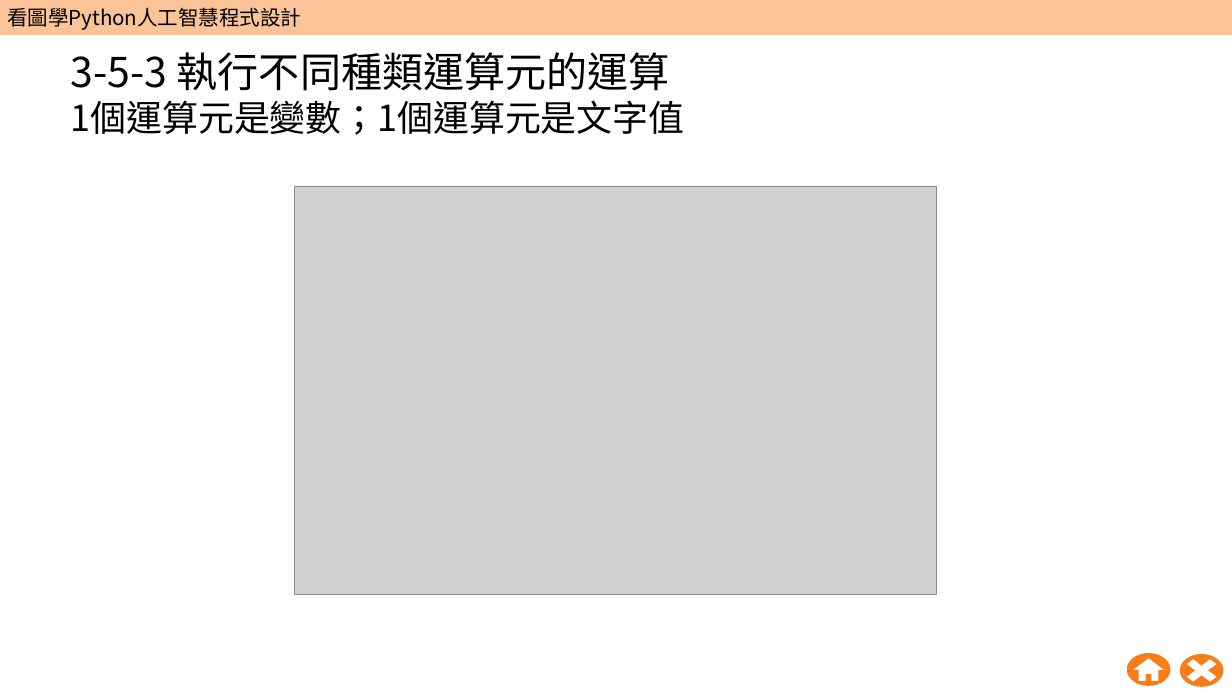
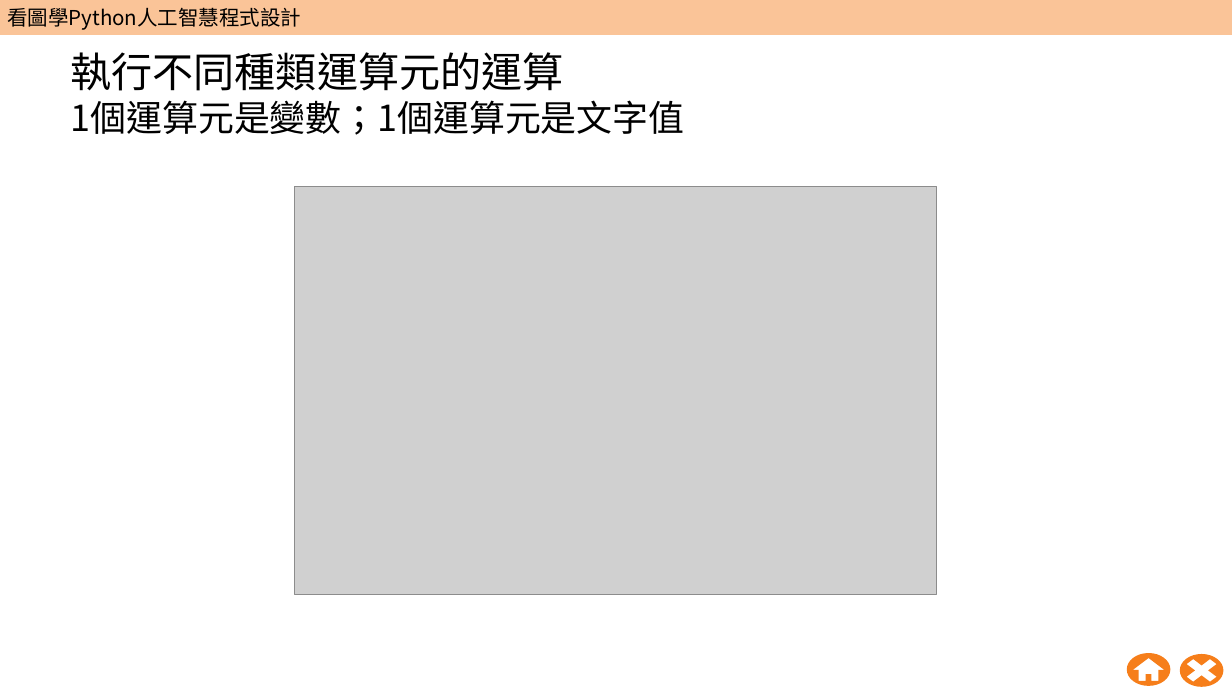
Before and after one commit to wangsungwen/Python-Artificial-Intelligence-Instruction, a slide deck: slide 62 of 五週Python人工智慧教學包/第1週/W01_教學簡報.pptx (slide 56 before the commit). Drawn at 1232x693 pixels with LibreOffice and Linux fonts; fonts in the diff are those of the drawing; grey boxes stand for pictures; background and template pictures are left out. Boxes give left, top, right and bottom in pixels: in the first picture for what was removed or moved away, otherwise in the second. Text is boxed around its words. In the diff, an @@ line names an element or a change of style, - is before the commit and + after.

```diff
--- a/五週Python人工智慧教學包/第1週/W01_教學簡報.pptx
+++ b/五週Python人工智慧教學包/第1週/W01_教學簡報.pptx
@@ title at (71, 52, 685, 135): text changed @@
-3-5-3 執行不同種類運算元的運算
-1個運算元是變數；1個運算元是文字值
+執行不同種類運算元的運算
+1個運算元是變數；1個運算元是文字值
```
Also in this commit, not shown: 17 other slides changed, 8 slides added.
